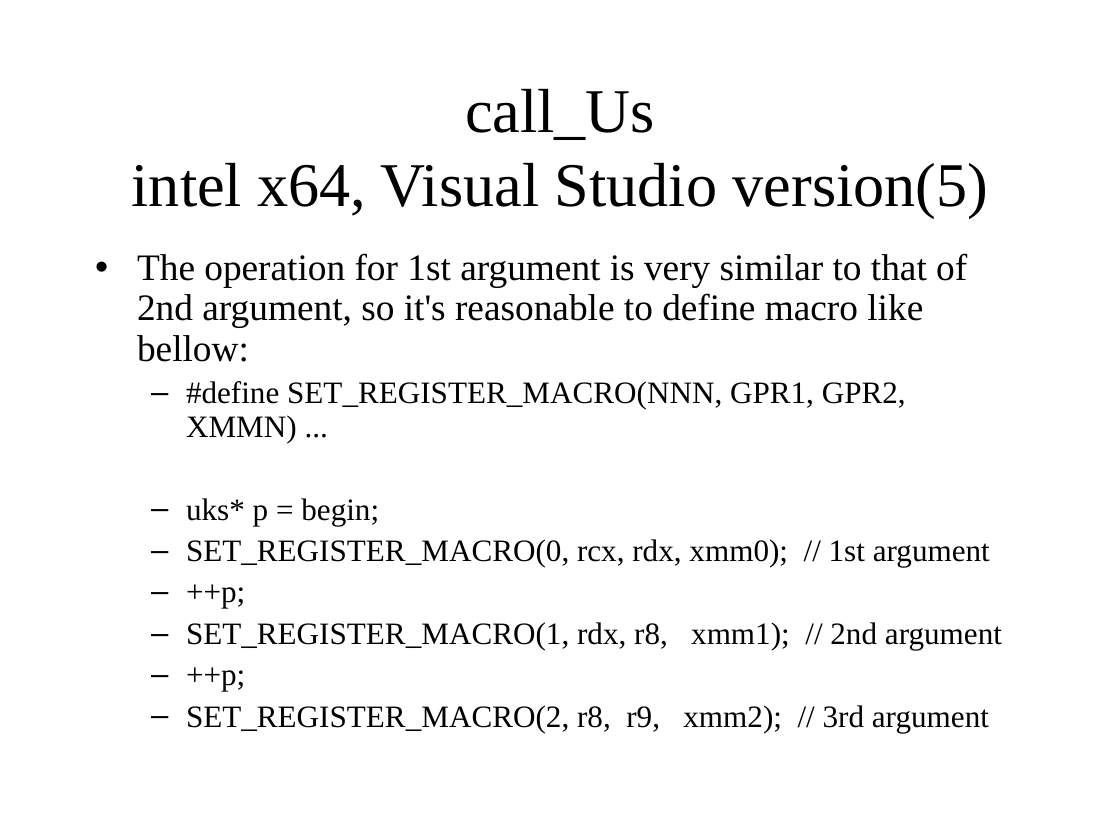
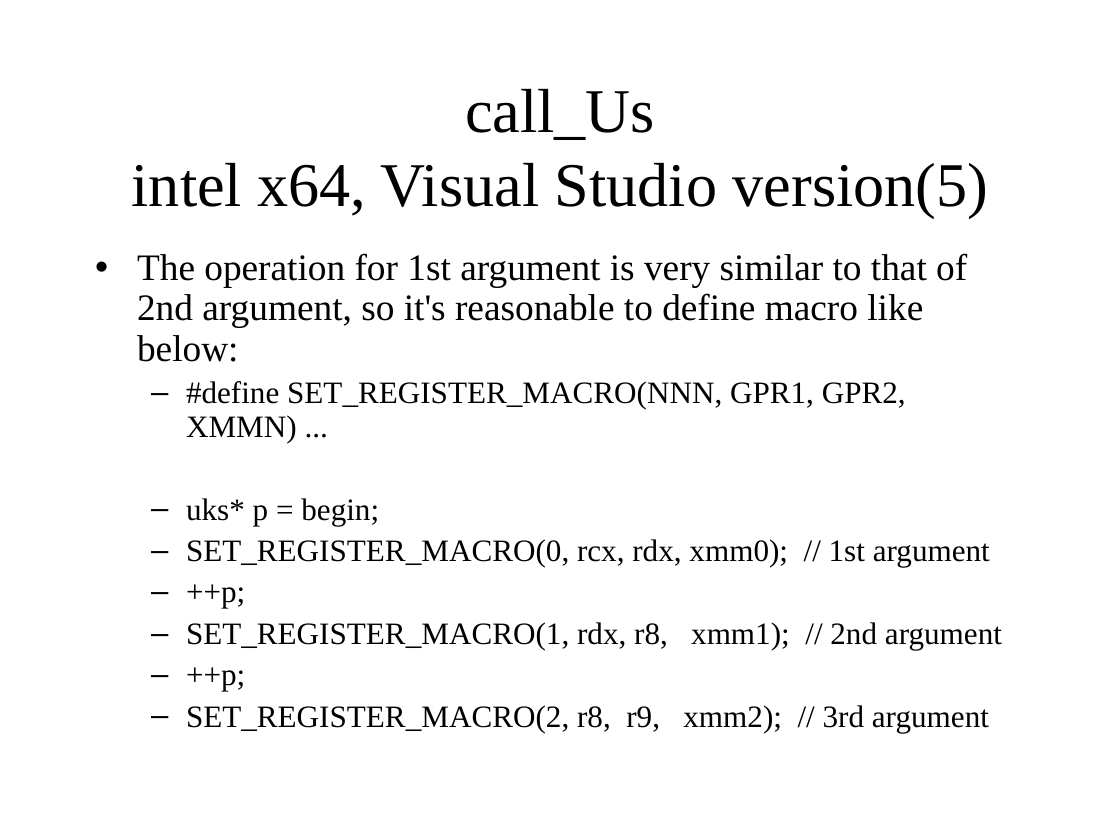
Before and after one commit to KeiHasegawa/tacsim_doc, a slide deck: slide 30 of 02_design_e.ppt. Drawn at 1120x840 pixels with LibreOffice and Linux fonts; fonts in the diff are those of the drawing. Boxes give left, top, right and bottom in pixels: in the first picture for what was removed or moved away, otherwise in the second. Text is boxed around its words. In the diff, an @@ line names an element or a change of style, - is before the commit and + after.

Commit message:
fix typo

```diff
--- a/02_design_e.ppt
+++ b/02_design_e.ppt
@@ text at (137,253,967,362): text changed @@
-• The operation for 1st argument is very similar to that of 2nd argument, so it's reasonable to define macro like bellow:
+• The operation for 1st argument is very similar to that of 2nd argument, so it's reasonable to define macro like below:
```
Also in this commit, not shown: 5 other slides changed.
